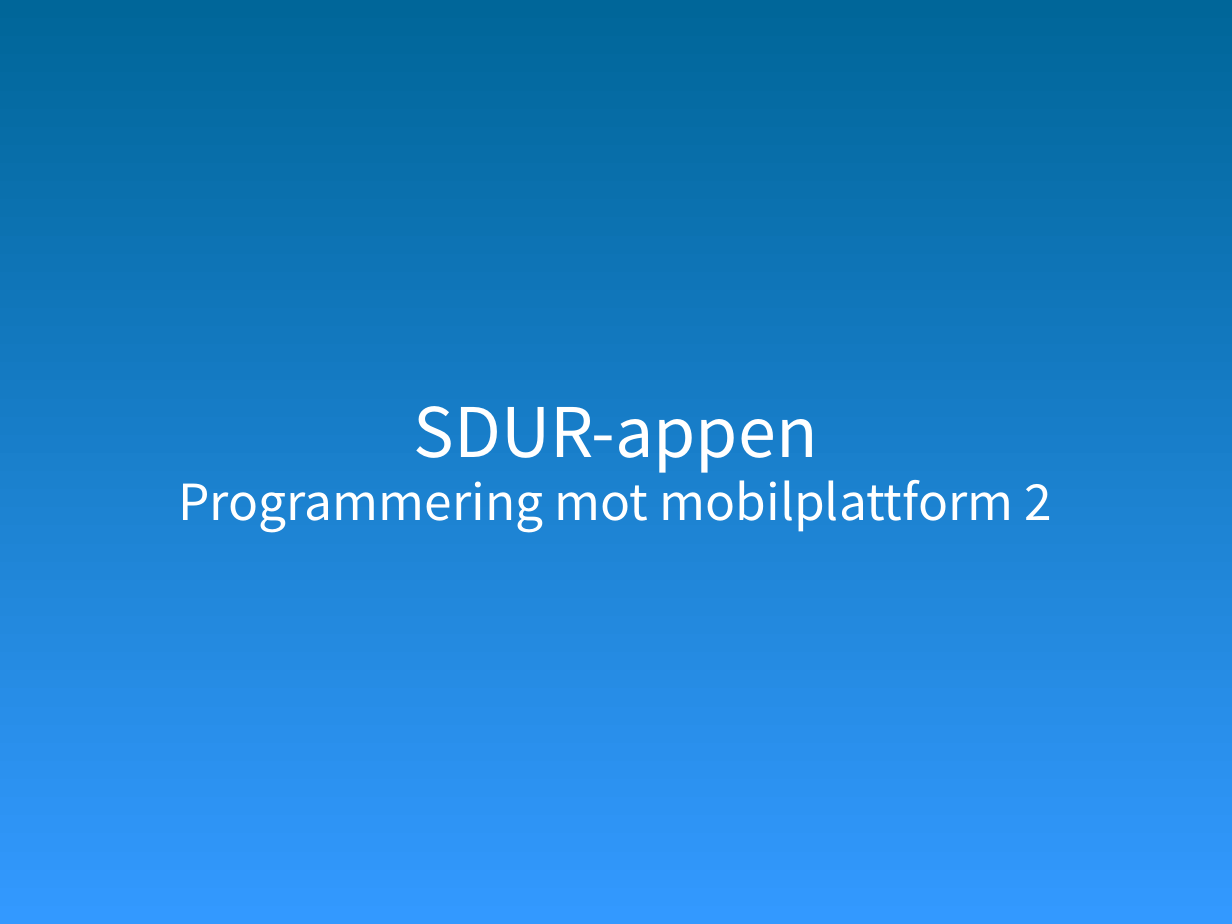
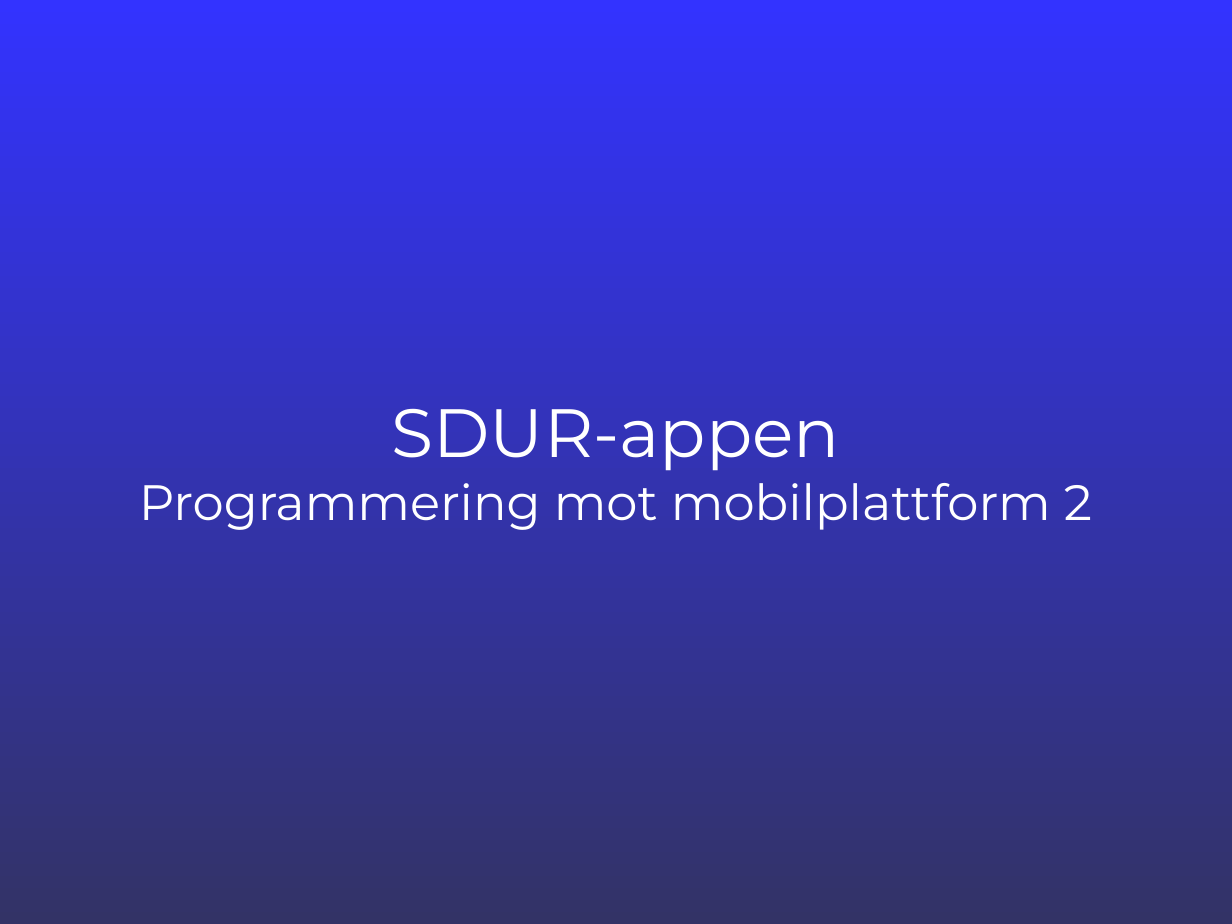
Before and after one commit to Dohmanlechx/SDUR-1.0, a slide deck: slide 1 of documents/Slutredovisning/Slutredovisning.odp. Drawn at 1232x924 pixels with LibreOffice and Linux fonts; fonts in the diff are those of the drawing. Boxes give left, top, right and bottom in pixels: in the first picture for what was removed or moved away, otherwise in the second. Text is boxed around its words. In the diff, an @@ line names an element or a change of style, - is before the commit and + after.

```diff
--- a/documents/Slutredovisning/Slutredovisning.odp
+++ b/documents/Slutredovisning/Slutredovisning.odp
@@ background gradient #3399FF to #006699 to gradient #3333FF to #333366 @@
@@ title "SDUR-appen Programmering mot mobilplattform 2" at (x1=139, y1=409, x2=1092, y2=530): font Noto Sans CJK SC to Montserrat @@
```
Also in this commit, not shown: 5 other slides changed, 2 other files.
